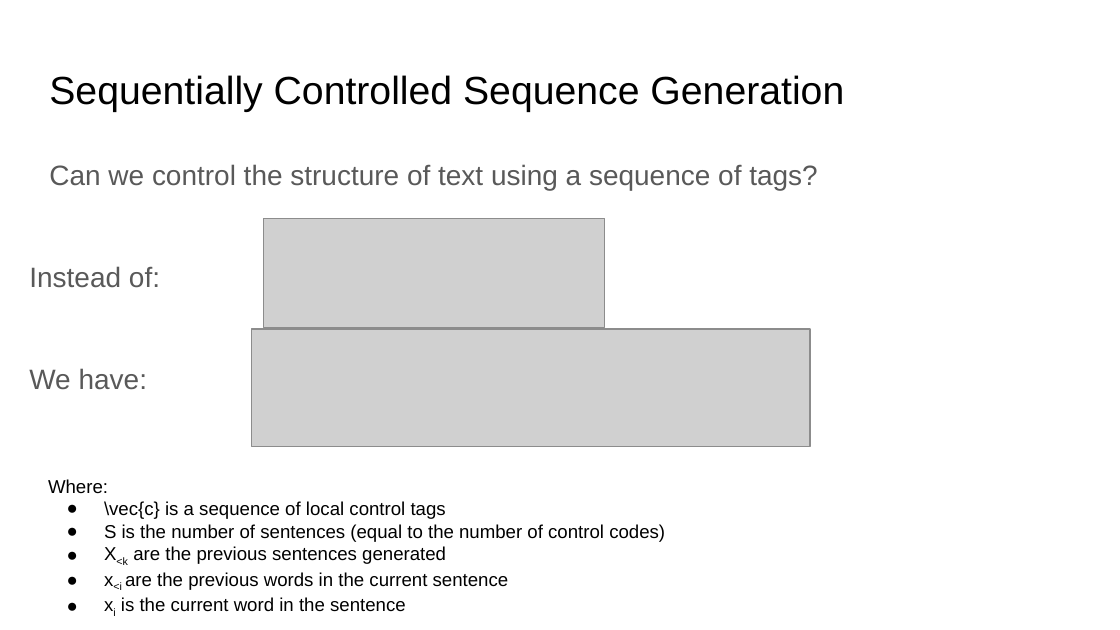
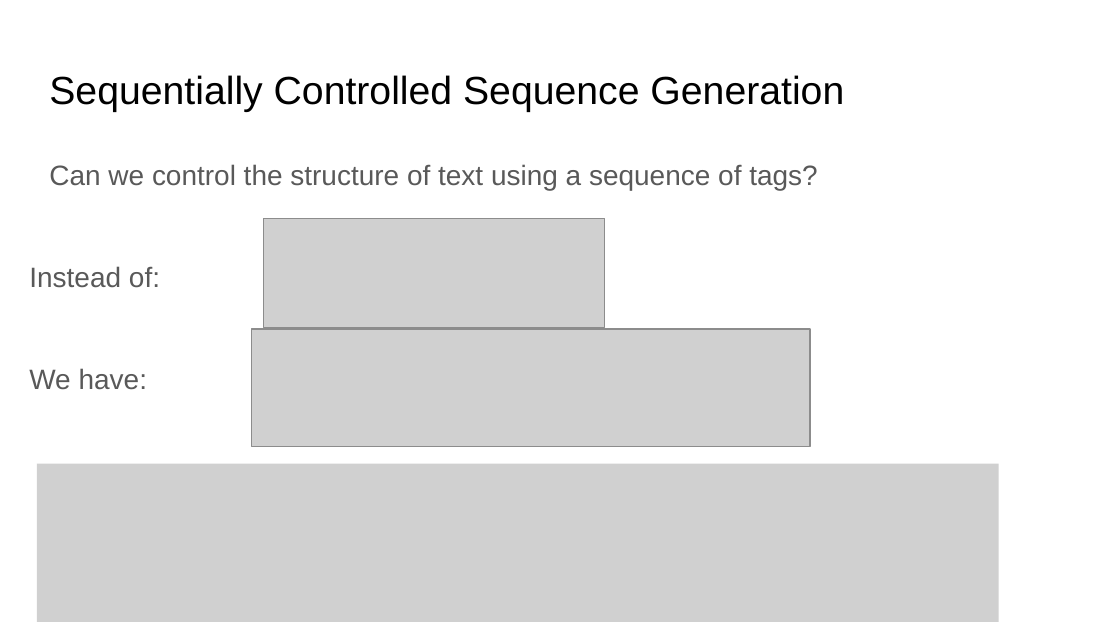
Before and after one commit to jonmay/USC-CS662, a slide deck: slide 33 of assets/files/discourse.pptx (slide 34 before the commit). Drawn at 1120x630 pixels with LibreOffice and Linux fonts; fonts in the diff are those of the drawing; grey boxes stand for pictures. Boxes give left, top, right and bottom in pixels: in the first picture for what was removed or moved away, otherwise in the second. Text is boxed around its words. In the diff, an @@ line names an element or a change of style, - is before the commit and + after.

```diff
--- a/assets/files/discourse.pptx
+++ b/assets/files/discourse.pptx
@@ picture added at (x1=37, y1=464, x2=999, y2=622) @@
@@ text removed at (x1=48, y1=479, x2=665, y2=612) @@
-Where:
-● \vec{c} is a sequence of local control tags
-● S is the number of sentences (equal to the number of control codes)
-● X<k are the previous sentences generated
-● x<i are the previous words in the current sentence
-● xi is the current word in the sentence
```
Also in this commit, not shown: 17 other slides changed, 1 slide removed, 1 other file.
